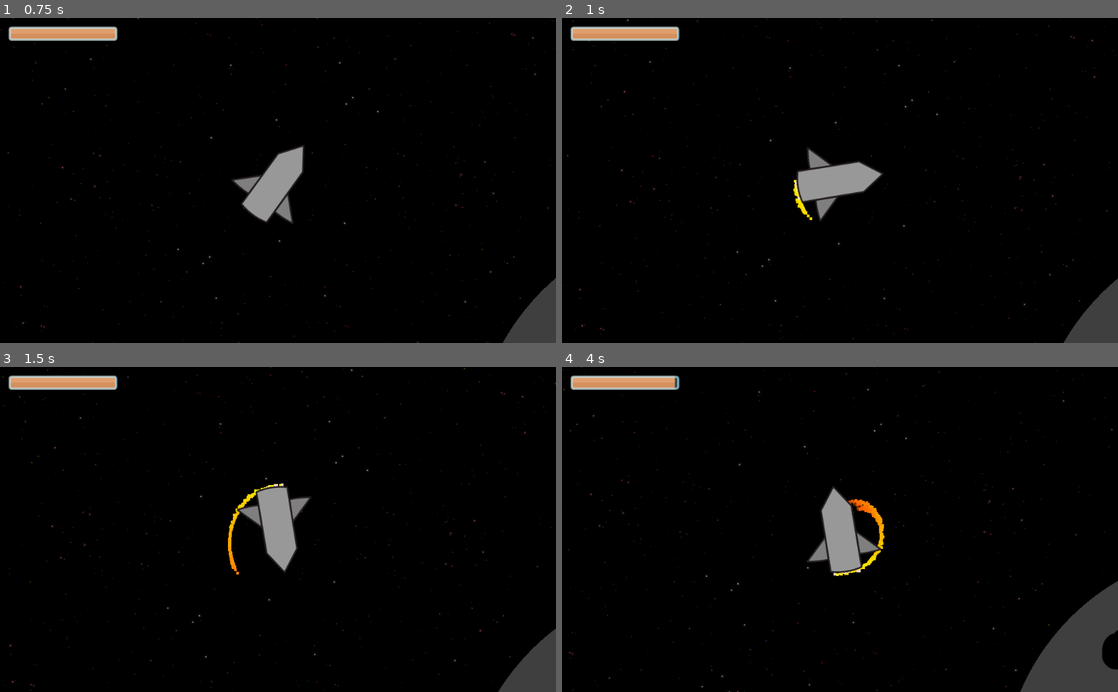
Above: before the commit, frames 1-4 (two rows, left to right).
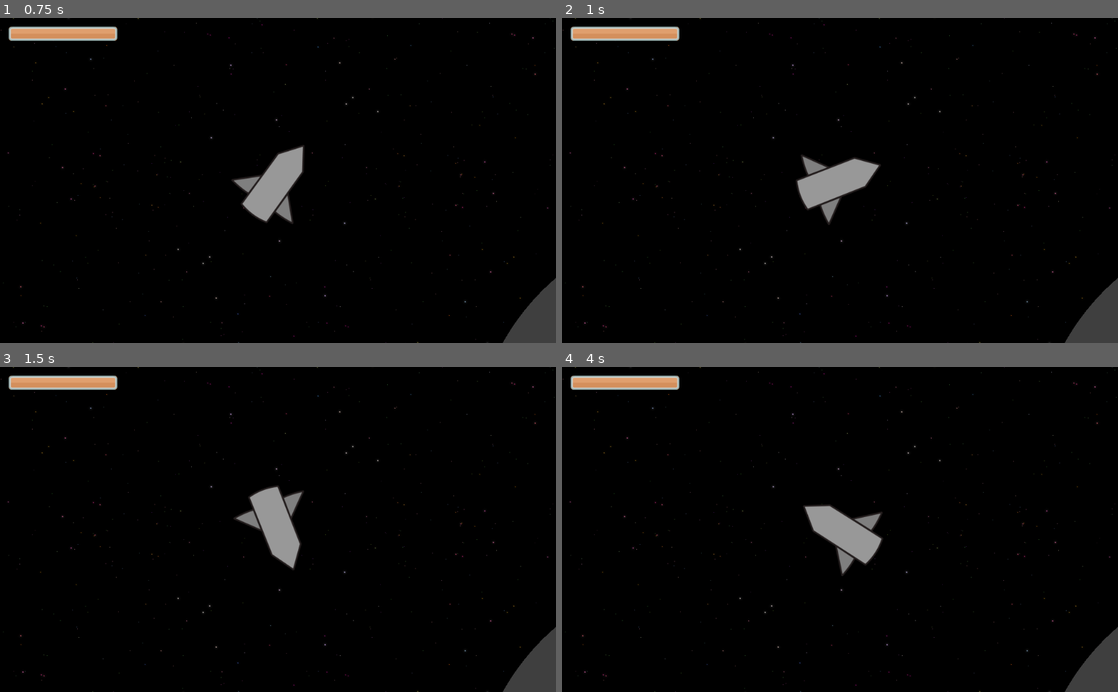
Above: after the commit, the same moments.

Repository: mariothedog/Holes-Theme
Game: Godot game, scene res://Space/Space.tscn
Same seed, same stepped clock (60 frames per second), same inputs: the game is played once before the commit and once after it.
Inputs (mouse positions are in pixels of both pictures, inside the frame that each line leads up to):
- Up to frame 1 (0.75 s): tap Enter at 0.5 s; move the mouse to (400, 164) at 0.52 s; hold D (turn_right) from 0.53 s (still down); tap L (land) at 0.6 s; click (400, 164) at 0.67 s
- Up to frame 2 (1 s): keep holding D (turn_right); tap W (thrust) at 0.77 s
- Up to frame 3 (1.5 s): keep holding D (turn_right); move the mouse to (166, 545) at 1.27 s; tap L (land) at 1.35 s
- Up to frame 4 (4 s): tap W (thrust) at 1.52, 3.02, 3.77 s; move the mouse to (895, 458) at 2.02 s; release D (turn_right) at 2.03 s; hold A (turn_left) 2.03-2.78 s; tap L (land) at 2.1, 2.85, 3.6 s; move the mouse to (812, 594) at 2.77 s; hold D (turn_right) from 2.78 s (still down); click (812, 594) at 2.92 s; move the mouse to (1006, 578) at 3.52 s

Frame 1 is identical in both runs. In frame 2, 1.3% of the frame differs, in the area x 0-100%, y 0-100%; in frame 3, 1.5%; in frame 4, 5.2%.
Error after the commit: Invalid set index 'max_value' (on base: 'null instance') with value of type 'int'. (res://Rocket/Rocket.gd:23)

Commit message:
Blank hud node

Diff:
--- a/Player/Player.tscn
+++ b/Player/Player.tscn
@@ -1,7 +1,8 @@
-[gd_scene load_steps=4 format=2]
+[gd_scene load_steps=5 format=2]
 
 [ext_resource path="res://Player/Player.png" type="Texture" id=1]
 [ext_resource path="res://Player/Player.gd" type="Script" id=2]
+[ext_resource path="res://UI/HUD.tscn" type="PackedScene" id=3]
 
 [sub_resource type="RectangleShape2D" id=1]
 extents = Vector2( 18, 50 )
@@ -18,3 +19,5 @@
 [node name="Camera2D" type="Camera2D" parent="."]
 rotating = true
 current = true
+
+[node name="HUD" parent="." instance=ExtResource( 3 )]
--- a/Rocket/Rocket.tscn
+++ b/Rocket/Rocket.tscn
@@ -1,9 +1,10 @@
-[gd_scene load_steps=10 format=2]
+[gd_scene load_steps=11 format=2]
 
 [ext_resource path="res://Rocket/Rocket.png" type="Texture" id=1]
 [ext_resource path="res://Rocket/Rocket.gd" type="Script" id=2]
 [ext_resource path="res://UI/glassPanel_200.png" type="Texture" id=3]
 [ext_resource path="res://UI/barHorizontal_red_mid 200.png" type="Texture" id=4]
+[ext_resource path="res://UI/HUD.tscn" type="PackedScene" id=5]
 
 [sub_resource type="Gradient" id=1]
 offsets = PoolRealArray( 0, 0.0198676, 0.860927, 1 )
@@ -84,9 +85,9 @@
 position = Vector2( 0, 72 )
 enabled = true
 
-[node name="HUD" type="CanvasLayer" parent="."]
+[node name="Rocket HUD" type="CanvasLayer" parent="."]
 
-[node name="Fuel Bar" type="TextureProgress" parent="HUD"]
+[node name="Fuel Bar" type="TextureProgress" parent="Rocket HUD"]
 margin_left = 16.0
 margin_top = 16.0
 margin_right = 216.0
@@ -97,4 +98,6 @@
 __meta__ = {
 "_edit_use_anchors_": false
 }
+
+[node name="HUD" parent="." instance=ExtResource( 5 )]
 [connection signal="timeout" from="Damage Shield" to="." method="_on_Damage_Shield_timeout"]
--- /dev/null
+++ b/UI/HUD.tscn
@@ -0,0 +1,3 @@
+[gd_scene format=2]
+
+[node name="HUD" type="CanvasLayer"]
